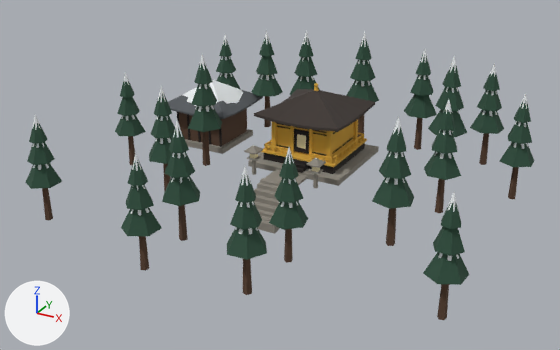
Two versions of the glTF model public/models/landmarks/chuson-ji.glb, one commit apart.
Before and after are seen from a 50 mm lens placed at (13.07, -25.35, 13.09), pointed at (-0.37, -0.92, 0.87). Every picture has the same lights, and +X, +Y and +Z are marked at lower left. The older version comes first. Vertices at exactly the same position are counted once.

In view in the first picture: 'chuson_fir', 'chuson_gold', 'chuson_lacquer', 'chuson_roof', 'chuson_shingle', 'chuson_snow', 'chuson_stone', 'chuson_wood' and 2 more.
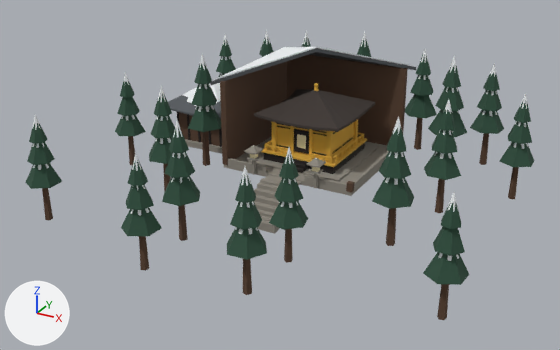
Boxes (x1, y1, x2, y2) around the edits, measured in the pictures (560 x 350 px):
'chuson_wood', reshaped (18% taller)
    before: (42, 96, 519, 320)
    after: (42, 55, 519, 320)
'chuson_stone', reshaped (7% shorter)
    before: (185, 129, 379, 234)
    after: (185, 136, 389, 234)
'chuson_roof', reshaped
    before: (168, 90, 263, 119)
    after: (168, 48, 416, 119)
part 1 of me_chuson_roof, added
    after: (210, 48, 416, 86)
part 2 of me_chuson_snow, added
    after: (217, 47, 409, 79)
part 3 of me_chuson_stone, added
    after: (224, 136, 387, 196)
part 4 of me_chuson_stone, added
    after: (353, 151, 389, 189)
part 5 of me_chuson_stone, added
    after: (228, 158, 268, 173)
part 6 of me_chuson_stone, added
    after: (304, 175, 347, 191)
part 7 of me_chuson_wood, added (brown)
    after: (220, 80, 230, 165)
part 8 of me_chuson_wood, added
    after: (397, 68, 408, 133)
part 9 of me_chuson_wood, added
    after: (346, 181, 355, 192)
part 10 of me_chuson_wood, added (brown)
    after: (227, 55, 401, 159)

What the commit changed:
me_chuson_roof is used by ob_chuson_roof; location (0.0, 0.0, 0.0).
me_chuson_roof had 66 vertices, 128 faces and spanned x -7.91..-4.49, y 1.49..4.91, z 1.6..2.75.
me_chuson_roof now has 74 vertices, 144 faces and spans x -7.91..3.1, y -1.5..4.91, z 1.6..5.45.
Part 1, on me_chuson_roof:
8 vertices are added at x -3.1..3.1, y -1.5..4.3, z 4.26..5.45.
16 new faces join them.
me_chuson_snow is used by ob_chuson_snow; location (0.0, 0.0, 0.0).
me_chuson_snow had 479 vertices, 718 faces and spanned x -8.3..8.1, y -7.9..8.0, z 1.7..5.1.
me_chuson_snow now has 487 vertices, 734 faces and spans x -8.3..8.1, y -7.9..8.0, z 1.7..5.5.
me_chuson_snow part 2: 8 vertices added at x -3.0..2.8, y -1.2..4.2, z 4.5..5.5.
me_chuson_stone is used by ob_chuson_stone; location (0.0, 0.0, 0.0).
me_chuson_stone had 228 vertices, 388 faces and spanned x -7.55..2.0, y -3.36..4.55, z -0.3..2.03.
me_chuson_stone now has 260 vertices, 436 faces and spans x -7.55..2.8, y -3.36..4.55, z -0.3..2.03.
me_chuson_stone part 3: a new loose piece, a box spanning x -2.8..2.8, y -1.2..4.0, z 0.8..0.96, in mat_stone (grey #8f8a80).
me_chuson_stone part 4: a new loose piece, a box spanning x 2.66..2.8, y -1.0..3.8, z 0.96..1.2, in mat_stone (grey #8f8a80).
me_chuson_stone part 5: a new loose piece, a box spanning x -2.6..-0.85, y -1.2..-1.06, z 0.96..1.2, in mat_stone (grey #8f8a80).
me_chuson_stone part 6: a new loose piece, a box spanning x 0.85..2.6, y -1.2..-1.06, z 0.96..1.2, in mat_stone (grey #8f8a80).
me_chuson_wood is used by ob_chuson_wood; location (0.0, 0.0, 0.0).
me_chuson_wood had 198 vertices, 316 faces and spanned x -8.1..7.9, y -7.7..7.8, z -0.4..2.4.
me_chuson_wood now has 236 vertices, 376 faces and spans x -8.1..7.9, y -7.7..7.8, z -0.4..4.4.
me_chuson_wood part 7: a new loose piece, a box spanning x -2.83..-2.61, y -1.23..-1.01, z 0.96..4.4, in mat_wood (brown #5a4232).
me_chuson_wood part 8: a new loose piece, a box spanning x 2.61..2.83, y 3.81..4.03, z 0.96..4.4, in mat_wood (brown #5a4232).
me_chuson_wood part 9: a new loose piece, a box spanning x 2.61..2.83, y -1.23..-1.01, z 0.96..1.3, in mat_wood (brown #5a4232).
me_chuson_wood part 10: a new loose piece of 14 vertices spanning x -2.8..2.8, y -1.0..4.0, z 1.0..4.4, in mat_wood (brown #5a4232).
